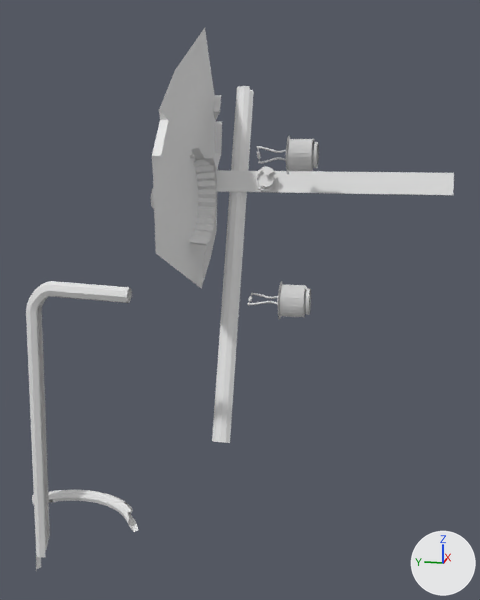
Two versions of the OBJ model DarkChaos-Dev/gameitems/Primitive.LM_L_LCR2_Parts.obj, one commit apart.
One viewpoint serves both versions: a camera (50 mm lens) standing at (-601.0, -191.0, 544.0) and looking at (-271.0, -125.0, 461.0). Lighting does not change. The marker at lower right points along +X, +Y and +Z. Where no turn or scale is listed for an object, it has been applied to the vertices. Vertices at the same position are counted once.

The first picture shows 'LM_L_LCR2_Parts'.
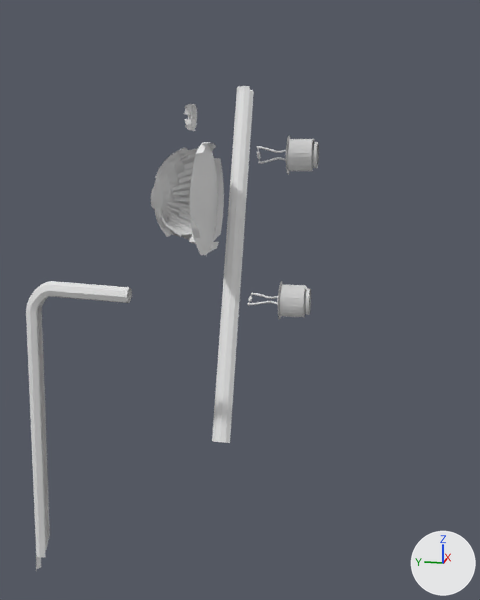
Location of each change, (x1, y1, x2, y2) in pixels of the pictures (480 x 600 px):
'LM_L_LCR2_Parts', reshaped (31% narrower, 11% shorter): before (26, 28, 454, 571); after (26, 86, 319, 571)
part 1 of me_lm_l_lcr2_parts, added: after (190, 142, 224, 255)
part 2 of me_lm_l_lcr2_parts, deleted: before (256, 175, 278, 192)
part 3 of me_lm_l_lcr2_parts, deleted: before (32, 490, 138, 532)
part 4 of me_lm_l_lcr2_parts, deleted: before (256, 167, 276, 187)
part 5 of me_lm_l_lcr2_parts, deleted: before (215, 170, 454, 195)
part 6 of me_lm_l_lcr2_parts, deleted: before (152, 28, 222, 289)

Diff of the bpy script that builds the scene:
```diff
--- a/DarkChaos-Dev/gameitems/Primitive.LM_L_LCR2_Parts.obj.py
+++ b/DarkChaos-Dev/gameitems/Primitive.LM_L_LCR2_Parts.obj.py
@@ me_lm_l_lcr2_parts @@
 # used by ob_lm_l_lcr2_parts; location = (0.0, 0.0, 0.0)
-me_lm_l_lcr2_parts.from_pydata(...)  # 2053 vertices, 3287 faces; spans x -332.0..-208.0, y -230.0..-27.0, z 326.0..601.0
+me_lm_l_lcr2_parts.from_pydata(...)  # 1619 vertices, 2537 faces; spans x -329.0..-214.0, y -163.0..-29.0, z 326.0..571.0
+# me_lm_l_lcr2_parts part 1: a new loose piece of 47 vertices spanning x -300.0..-243.0, y -110.0..-107.0, z 484.0..541.0
+# me_lm_l_lcr2_parts part 2: the loose piece of 202 vertices spanning x -248.0..-241.0, y -140.0..-128.0, z 515.0..526.0 is deleted
+# me_lm_l_lcr2_parts part 3: the loose piece of 133 vertices spanning x -332.0..-308.0, y -87.0..-27.0, z 359.0..367.0 is deleted
+# me_lm_l_lcr2_parts part 4: the loose piece of 90 vertices spanning x -251.0..-247.0, y -140.0..-129.0, z 518.0..528.0 is deleted
+# me_lm_l_lcr2_parts part 5: the loose piece of 32 vertices spanning x -246.0..-241.0, y -230.0..-105.0, z 515.0..526.0 is deleted
+# me_lm_l_lcr2_parts part 6
+# 24 vertices are removed from x -325.0..-208.0, y -102.0..-98.0, z 460.0..601.0
+# 28 faces are deleted
```
